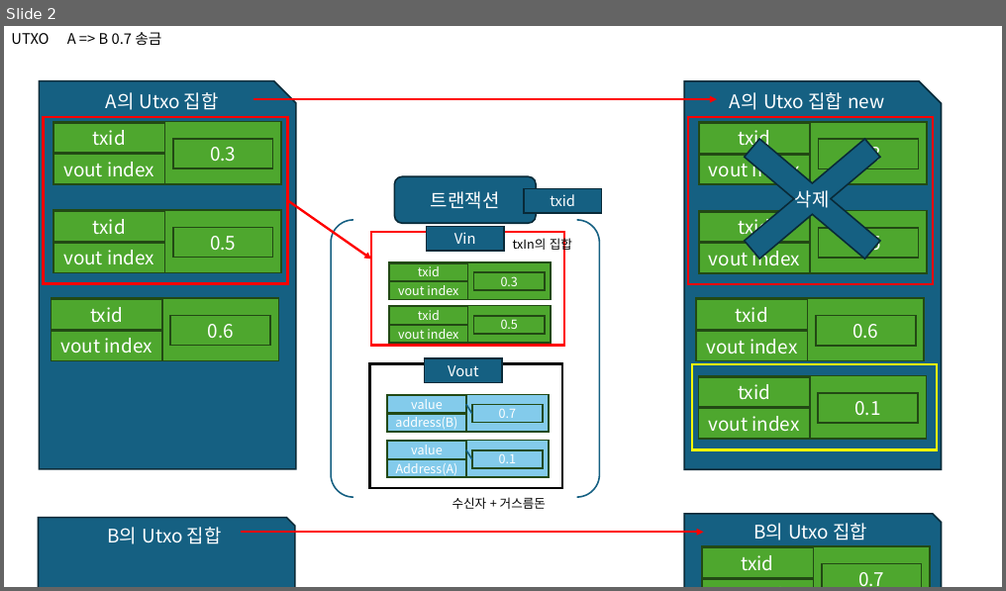
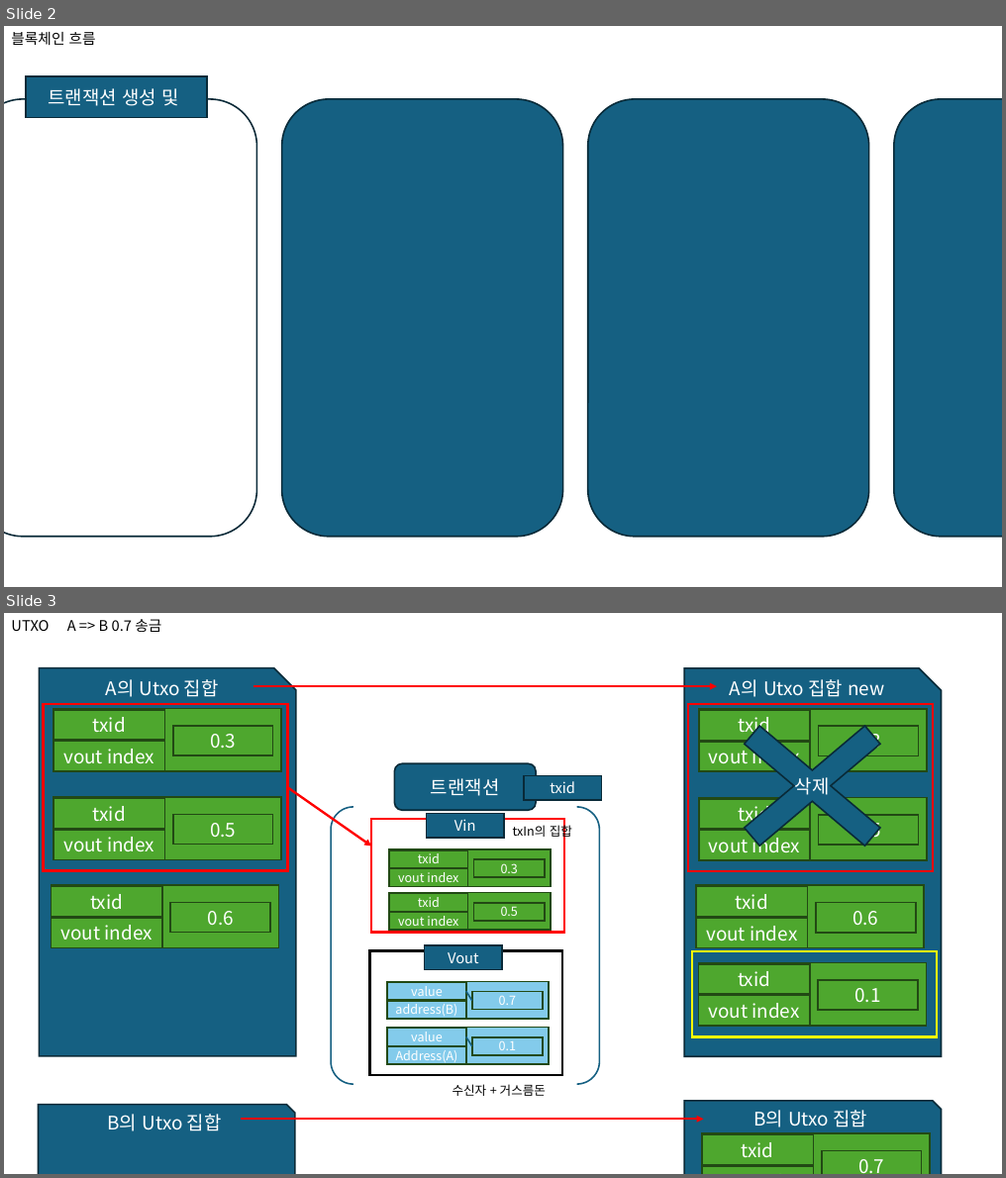
Before and after one commit to zzeen2/Blockchain, a slide deck: 공부 자료/blockchain_study.pptx. Shown one above the other, each under a label of ours: slide 2 before the commit, slides 2 and 3 after it. The pictures are 1006x591 and 1006x1178 pixels, drawn with LibreOffice and Linux fonts; fonts in the diff are those of the drawing. Boxes give left, top, right and bottom in pixels: in the first picture for what was removed or moved away, otherwise in the second. Text is boxed around its words. In the diff, an @@ line names an element or a change of style, - is before the commit and + after.

```diff
--- a/공부 자료/blockchain_study.pptx
+++ b/공부 자료/blockchain_study.pptx
@@ slide 2 added at (4, 26, 1002, 587), background #FFFFFF @@
@@ text added at (11, 32, 96, 45), 14 pt, text #000000 @@
+블록체인 흐름
@@ rectangle added at (26, 76, 207, 117), fill #156082, outline #092A39 1.5 pt, 18 pt, text #FFFFFF @@
+트랜잭션 생성 및
@@ rounded rectangle added at (4, 99, 257, 537), outline #092A39 1.5 pt @@
@@ rounded rectangle added at (282, 99, 563, 537), fill #156082, outline #092A39 1.5 pt @@
@@ rounded rectangle added at (588, 99, 869, 537), fill #156082, outline #092A39 1.5 pt @@
@@ rounded rectangle added at (894, 99, 1002, 537), fill #156082, outline #092A39 1.5 pt @@
@@ what was slide 2 is now slide 3 @@
```
Also in this commit, not shown: 1 slide changed, 5 other files.
